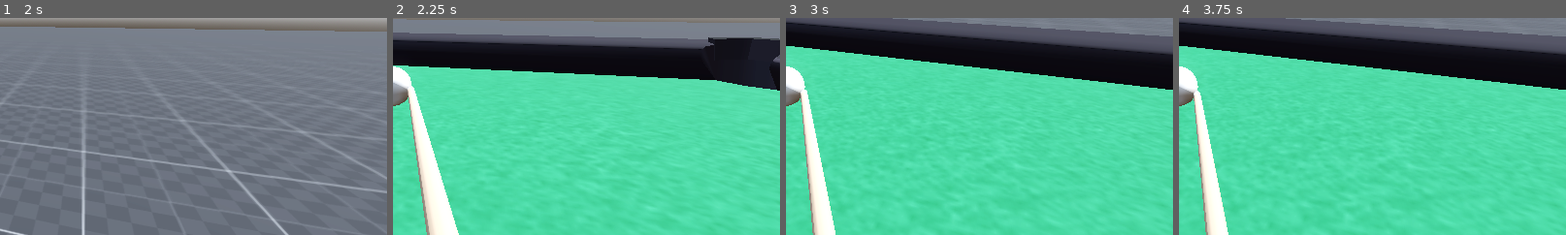
Above: before the commit, frames 1-4 (left to right).
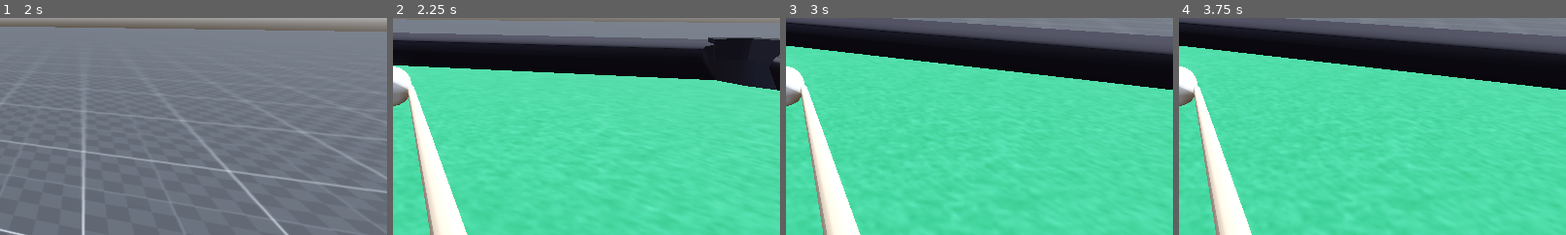
Above: after the commit, the same moments.

Repository: maximosdrr/9-die
Game: Godot game, scene res://Main.tscn
Same seed, same stepped clock (60 frames per second), same inputs: the game is played once before the commit and once after it.
Inputs (mouse positions are % of the whole screen's width and height, from its top left):
- Up to frame 1 (2 s): tap Enter at 0.5 s; move the mouse to (55, 50) at 0.52 s; hold Space (spin_modifier) 0.53-1.28 s; hold W (move_forward) from 0.53 s (still down); move the mouse to (45, 50) at 1.27 s; tap Shift (stroke_mode) at 1.35 s
- Up to frame 2 (2.25 s): keep holding W (move_forward); tap Space (spin_modifier) at 2 s; move the mouse to (52, 48) at 2.02 s; tap E (switch_control) at 2.1 s
- Up to frame 3 (3 s): keep holding W (move_forward); tap Enter at 2.75 s; move the mouse to (49, 52) at 2.77 s; tap Space (spin_modifier) at 2.85 s
- Up to frame 4 (3.75 s): keep holding W (move_forward); tap Space (spin_modifier) at 3.5 s; move the mouse to (57, 51) at 3.52 s; hold Shift (stroke_mode) from 3.53 s (still down)
The pictures show only the part of the screen within x 50-100%, y 50-100%; the shares and areas given below are measured in that part.

Frame 1 is identical in both runs. In frame 2, 1.6% of the frame differs, in the area x 3-20%, y 30-100%; in frame 3, 4.2%; in frame 4, 4.0%.

Commit message:
fix: cue

Diff:
--- a/Features/Games/Pool/Components/Cue/Cue.tscn
+++ b/Features/Games/Pool/Components/Cue/Cue.tscn
@@ -1,11 +1,10 @@
-[gd_scene load_steps=11 format=4 uid="uid://dr4okuny0mqw0"]
+[gd_scene load_steps=9 format=4 uid="uid://dr4okuny0mqw0"]
 
 [ext_resource type="Texture2D" uid="uid://dxx62uhpw0coo" path="res://Assets/Poolstick/Poolstick_poolstick01_base_color.png" id="1_6slcf"]
 [ext_resource type="Script" uid="uid://dyye3x8q5giqw" path="res://Features/Games/Pool/Components/Cue/Scripts/Cue.gd" id="1_fst4q"]
 [ext_resource type="Script" uid="uid://drsnd4qwj3iko" path="res://Features/Games/Pool/Components/Cue/Scripts/StokeSystem.gd" id="3_0sbak"]
 [ext_resource type="Script" uid="uid://cgt6bj71wmaqr" path="res://Features/Games/Pool/Components/Cue/Scripts/InputSystem.gd" id="3_i0ne8"]
 [ext_resource type="Script" uid="uid://ddy7tkgkx1u8k" path="res://Features/Games/Pool/Components/Cue/Scripts/SpinSystem.gd" id="5_71dtw"]
-[ext_resource type="Script" uid="uid://iq0qh15un1eb" path="res://Features/Games/Pool/Components/Cue/Scripts/RotationLimitSystem.gd" id="6_hxwsn"]
 
 [sub_resource type="StandardMaterial3D" id="StandardMaterial3D_3p8eb"]
 resource_name = "poolstick01_base_color"
@@ -47,21 +46,17 @@
 blend_shape_mode = 0
 shadow_mesh = SubResource("ArrayMesh_ahhtq")
 
-[sub_resource type="BoxShape3D" id="BoxShape3D_71dtw"]
-size = Vector3(0.025, 0.031, 0.47197264)
-
-[node name="Cue" type="Node3D" node_paths=PackedStringArray("stroke_system", "spin_system", "input_system", "rotation_limit_system")]
+[node name="Cue" type="Node3D" node_paths=PackedStringArray("stroke_system", "spin_system", "input_system")]
 script = ExtResource("1_fst4q")
 stroke_system = NodePath("Scripts/CueStrokeSystem")
 spin_system = NodePath("Scripts/CueSpinSystem")
 input_system = NodePath("Scripts/CueInputSystem")
-rotation_limit_system = NodePath("Scripts/CueRotationLimitSystem")
 metadata/_custom_type_script = "uid://dyye3x8q5giqw"
 
-[node name="PoolstickBody" type="Node3D" parent="."]
+[node name="CueBody" type="Node3D" parent="."]
 transform = Transform3D(1, 0, 0, 0, 1, 0, 0, 0, 1, 0, 0, 1.468)
 
-[node name="Model3D" type="MeshInstance3D" parent="PoolstickBody"]
+[node name="Model3D" type="MeshInstance3D" parent="CueBody"]
 transform = Transform3D(0.01, 0, 0, 0, 0.01, 0, 0, 0, 0.01, 0, 0, 0)
 mesh = SubResource("ArrayMesh_m6ccd")
 skeleton = NodePath("")
@@ -79,15 +74,3 @@
 [node name="CueSpinSystem" type="Node" parent="Scripts"]
 script = ExtResource("5_71dtw")
 metadata/_custom_type_script = "uid://ddy7tkgkx1u8k"
-
-[node name="CueRotationLimitSystem" type="Node" parent="Scripts"]
-script = ExtResource("6_hxwsn")
-metadata/_custom_type_script = "uid://iq0qh15un1eb"
-
-[node name="CueAreaBack" type="Area3D" parent="."]
-collision_layer = 0
-collision_mask = 8
-
-[node name="CollisionShape3D" type="CollisionShape3D" parent="CueAreaBack"]
-transform = Transform3D(1, 0, 0, 0, 1, 0, 0, 0, 1, -0.0010681152, 0.0012969971, 0.23927894)
-shape = SubResource("BoxShape3D_71dtw")
--- a/Features/Games/Pool/Components/Cue/Scripts/Cue.gd
+++ b/Features/Games/Pool/Components/Cue/Scripts/Cue.gd
@@ -4,7 +4,6 @@
 @export var stroke_system: CueStrokeSystem
 @export var spin_system: CueSpinSystem
 @export var input_system: CueInputSystem
-@export var rotation_limit_system: CueRotationLimitSystem
 
 @export_group("Power Config")
 @export var max_speed_reference: float = 10.0
@@ -12,8 +11,7 @@
 @export var visual_gap: float = 0.01
 #Time that cue camera is locked after shot
 @export var post_shot_cooldown: float = 0.25
-
-@onready var cue_area_back: Area3D = $CueAreaBack
+@onready var collision_with_table_detector: ShapeCast3D = $CueBody/CollisionWithTableDetector
 
 var ball_radius_offset: float = 0.04
 var is_charging: bool = false
@@ -27,7 +25,6 @@
 	pool_game = _pool_game
 	camera_pivot = _camera_pivot
 	input_system.setup(self)
-	rotation_limit_system.setup(cue_area_back, camera_pivot)
 
 func _ready() -> void:
 	_update_system_limits()
--- a/Features/Games/Pool/Components/Cue/Scripts/RotationLimitSystem.gd
+++ /dev/null
@@ -1,21 +0,0 @@
-class_name CueRotationLimitSystem extends Node
-
-var cue_back_area: Area3D
-var aim_pivot: AimCameraPivot
-
-func setup(_cue_back_area: Area3D, _aim_pivot: AimCameraPivot):
-	cue_back_area = _cue_back_area
-	aim_pivot = _aim_pivot
-
-	if not cue_back_area.body_entered.is_connected(_on_table_touch_cue):
-		cue_back_area.body_entered.connect(_on_table_touch_cue)
-	if not cue_back_area.body_exited.is_connected(_on_table_stop_touching_cue):
-		cue_back_area.body_exited.connect(_on_table_stop_touching_cue)
-
-func _on_table_touch_cue(_body: Node3D):
-	print(_body)
-	#aim_pivot.reduce_down_rotation(-12)
-
-func _on_table_stop_touching_cue(_body: Node3D):
-	print(_body)
-	#aim_pivot.reset_down_rotation()
--- a/Features/Games/Pool/GameController/PoolController.gd
+++ b/Features/Games/Pool/GameController/PoolController.gd
@@ -2,7 +2,7 @@
 
 @onready var remote_aim: RemoteTransform3D = $AimPivot/Elevation/RemoteAim
 @onready var aim_pivot: AimCameraPivot = $AimPivot
-@onready var cue: Cue = $AimPivot/Cue
+@onready var cue: Cue = $AimPivot/Elevation/Cue
 
 func setup(_parent: Node3D, table_game: TableGame):
 	var pool_game = table_game as PoolGame
--- a/Features/Games/Pool/GameController/PoolController.tscn
+++ b/Features/Games/Pool/GameController/PoolController.tscn
@@ -19,8 +19,8 @@
 [node name="RemoteAim" type="RemoteTransform3D" parent="AimPivot/Elevation"]
 remote_path = NodePath("../../..")
 
-[node name="Cue" parent="AimPivot" instance=ExtResource("2_fuwyn")]
-transform = Transform3D(1, 0, 0, 0, 0.99999994, 0, 0, 0, 0.99999994, 0, 0, 0)
+[node name="Cue" parent="AimPivot/Elevation" instance=ExtResource("2_fuwyn")]
+transform = Transform3D(1, 0, 0, 0, 0.99999976, 0, 0, 0, 0.99999976, 0, 0, 0)
 
 [node name="Scripts" type="Node" parent="."]
 
Not shown, removed: Features/Games/Pool/Components/Cue/Scripts/RotationLimitSystem.gd.uid
